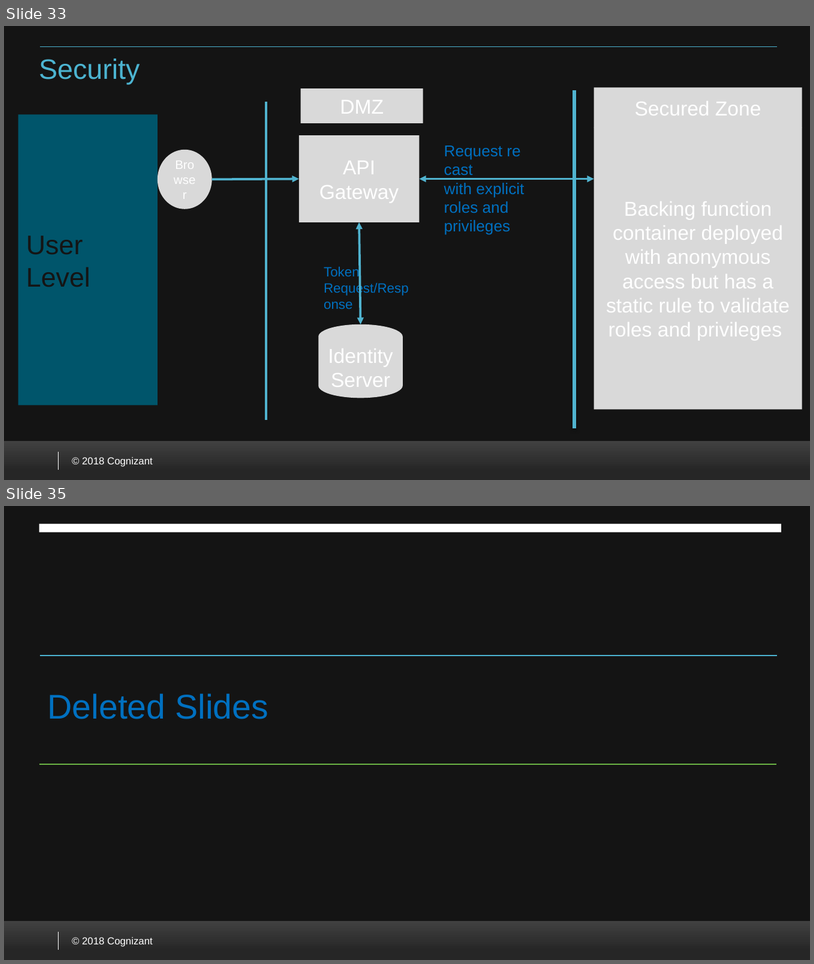
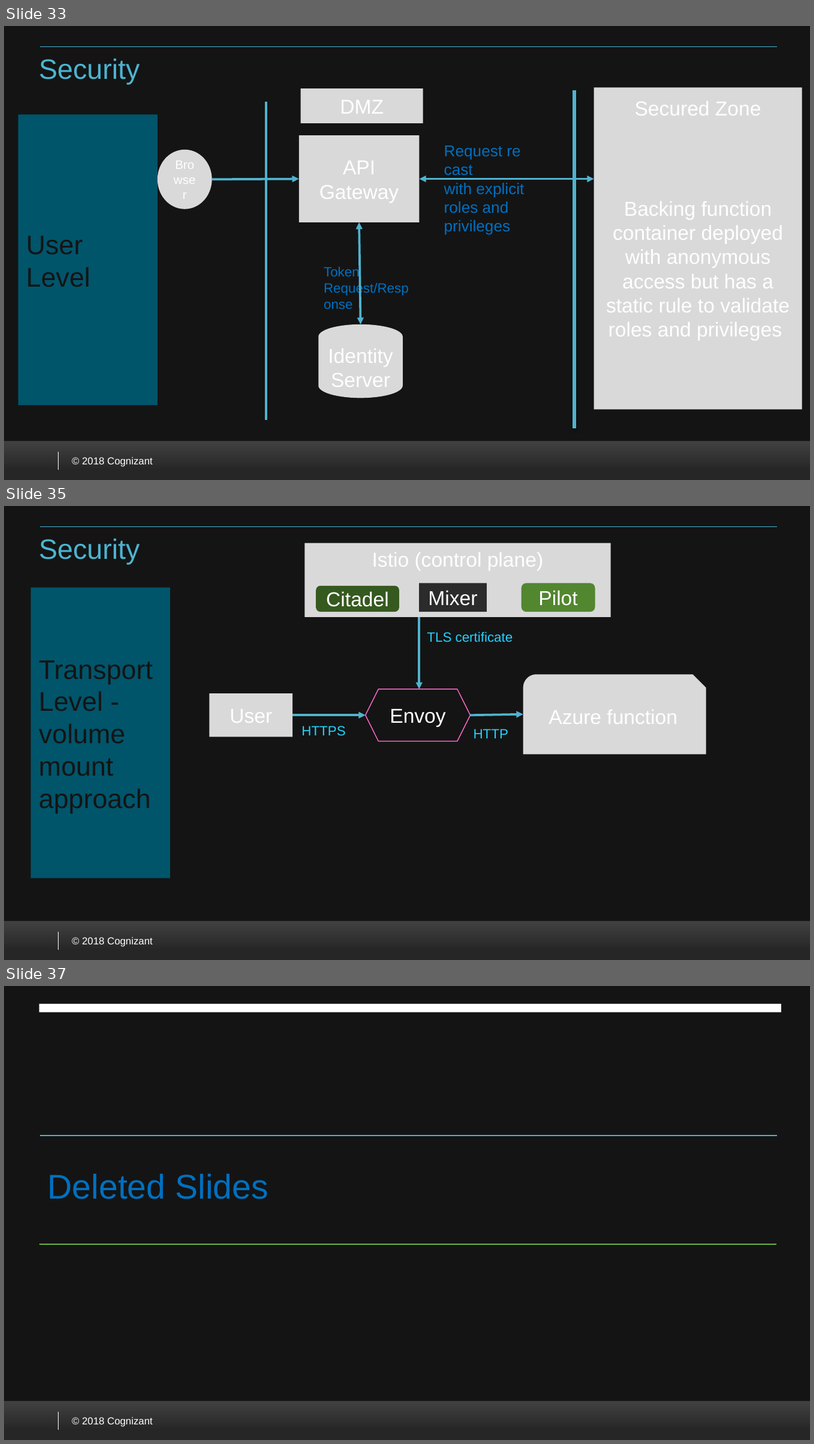
Before and after one commit to VenkateshSrini/MyDocuments, a slide deck: Azurefunction 2.0.pptx. Shown one above the other, each under a label of ours: slides 33 and 35 before the commit, slides 33, 35 and 37 after it; the slides between them are not shown. The pictures are 814x964 and 814x1444 pixels, drawn with LibreOffice and Linux fonts; fonts in the diff are those of the drawing; background and template pictures are left out. Boxes give left, top, right and bottom in pixels: in the first picture for what was removed or moved away, otherwise in the second. Text is boxed around its words. In the diff, an @@ line names an element or a change of style, - is before the commit and + after.

```diff
--- a/Azurefunction 2.0.pptx
+++ b/Azurefunction 2.0.pptx
@@ slide 35 added at [4, 506, 810, 960], background #FFFFFF; not listed: 5 template elements that a slide beside it also shows @@
@@ title added at [39, 538, 140, 565], 25 pt, text #4CB4D1 @@
+Security
@@ rectangle added at [305, 543, 611, 617], fill #D9D9D9, 18 pt, text #FFFFFF @@
+Istio (control plane)
@@ text added at [30, 588, 170, 878], fill #00566B, 24 pt, text #141414 @@
+Transport Level - volume mount approach
@@ rounded rectangle added at [316, 586, 399, 612], fill #365A20, 18 pt, text #FFFFFF @@
+Citadel
@@ rectangle added at [419, 583, 487, 612], fill #2C2C2C, 18 pt, text #FFFFFF @@
+Mixer
@@ rounded rectangle added at [522, 583, 595, 612], fill #52862F, 18 pt, text #FFFFFF @@
+Pilot
@@ arrow added from (419, 617) to (419, 689), #50B3CF 2 pt @@
@@ text added at [427, 631, 513, 642], 12 pt, text #23D2FF @@
+TLS certificate
@@ snip round rect added at [524, 675, 707, 754], fill #D9D9D9, 18 pt, text #FFFFFF @@
+Azure function
@@ rectangle added at [210, 693, 293, 736], fill #D9D9D9, 18 pt, text #FFFFFF @@
+User
@@ hexagon added at [365, 689, 470, 741], outline #FF66CC 0.75 pt, 18 pt, text #FFFFFF @@
+Envoy
@@ arrow added from (293, 715) to (365, 715), #50B3CF 2 pt @@
@@ arrow added from (470, 715) to (524, 714), #50B3CF 2 pt @@
@@ text added at [302, 726, 345, 736], 12 pt, text #23D2FF @@
+HTTPS
@@ text added at [474, 729, 509, 738], 12 pt, text #23D2FF @@
+HTTP
@@ what was slide 35 is now slide 37 @@
```
Also in this commit, not shown: 4 slides changed, 1 other slide added.
